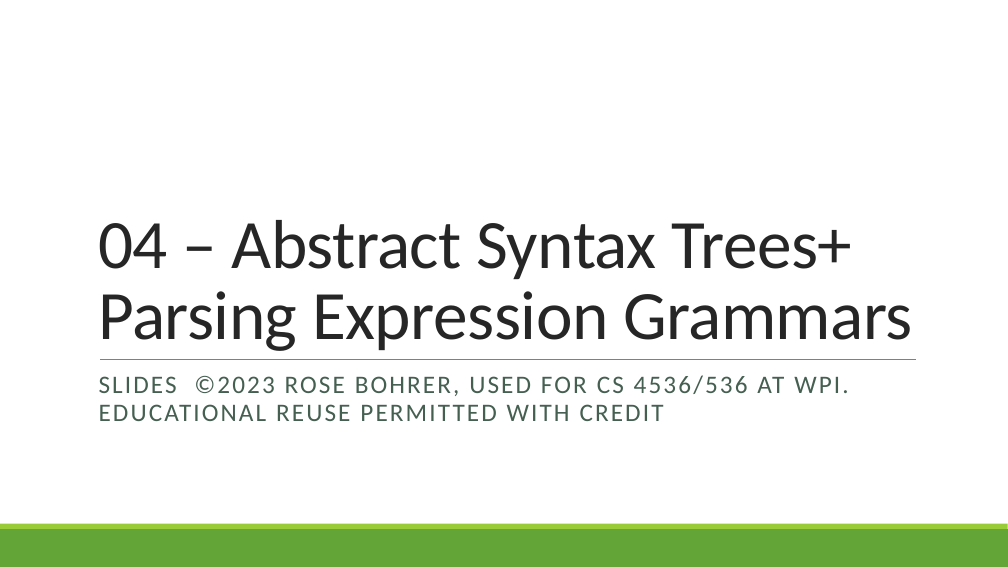
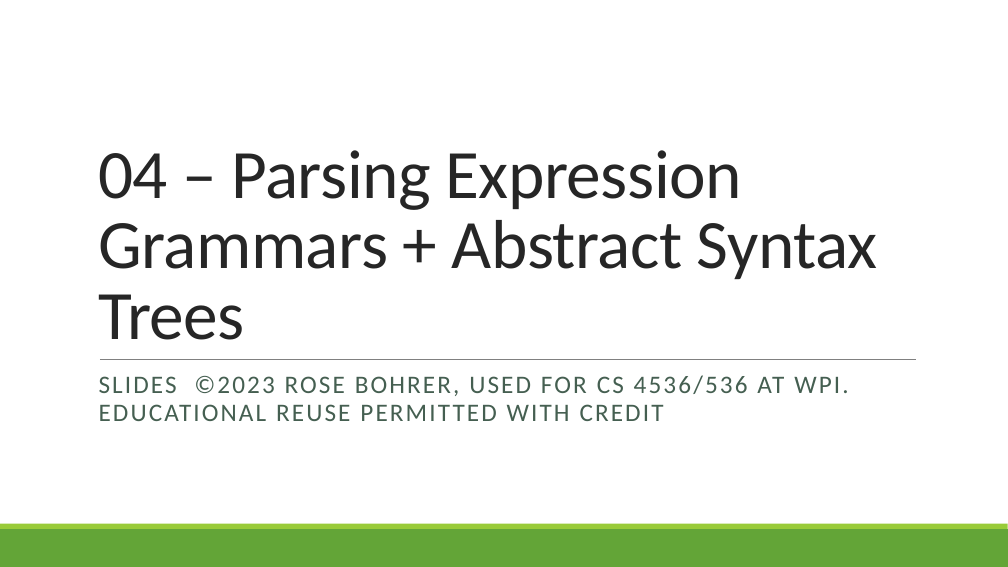
Before and after one commit to rbohrer/pl-course, a slide deck: slide 1 of LectureSlides/04ASTPEG.pptx. Drawn at 1008x567 pixels with LibreOffice and Linux fonts; fonts in the diff are those of the drawing. Boxes give left, top, right and bottom in pixels: in the first picture for what was removed or moved away, otherwise in the second. Text is boxed around its words. In the diff, an @@ line names an element or a change of style, - is before the commit and + after.

```diff
--- a/LectureSlides/04ASTPEG.pptx
+++ b/LectureSlides/04ASTPEG.pptx
@@ title at <box>98,150,877,340</box>: text changed @@
-04 – Abstract Syntax Trees+ Parsing Expression Grammars
+04 – Parsing Expression Grammars + Abstract Syntax Trees
```
Also in this commit, not shown: 5 other slides changed.
